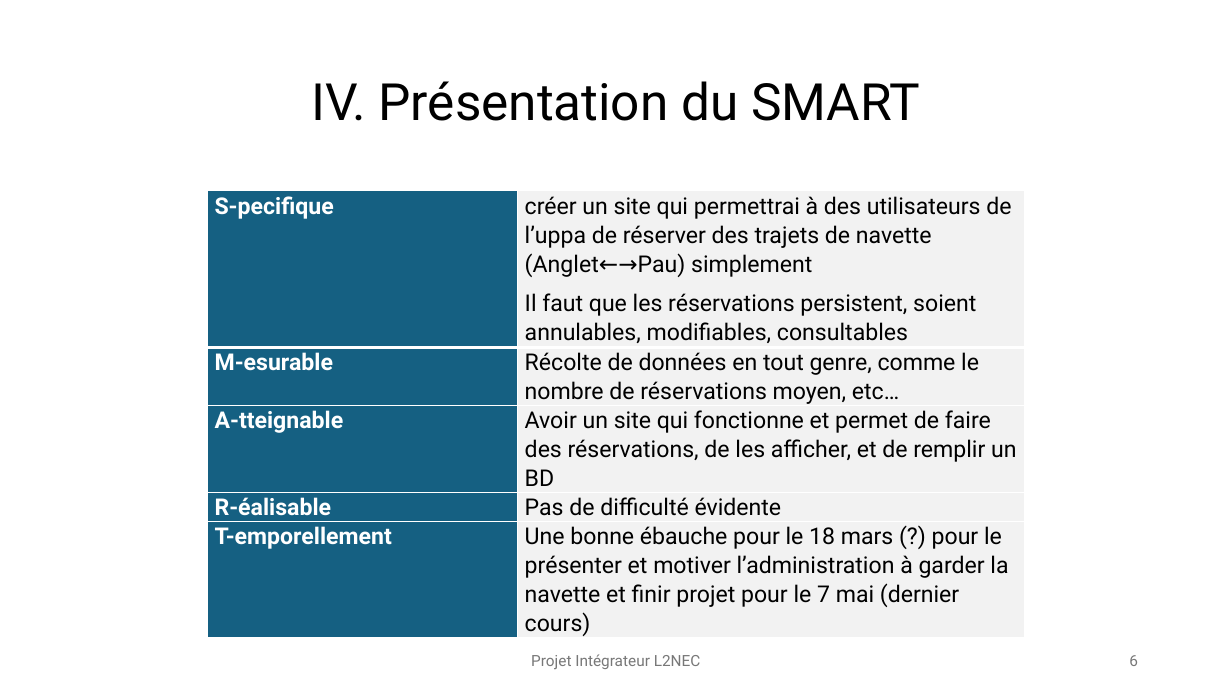
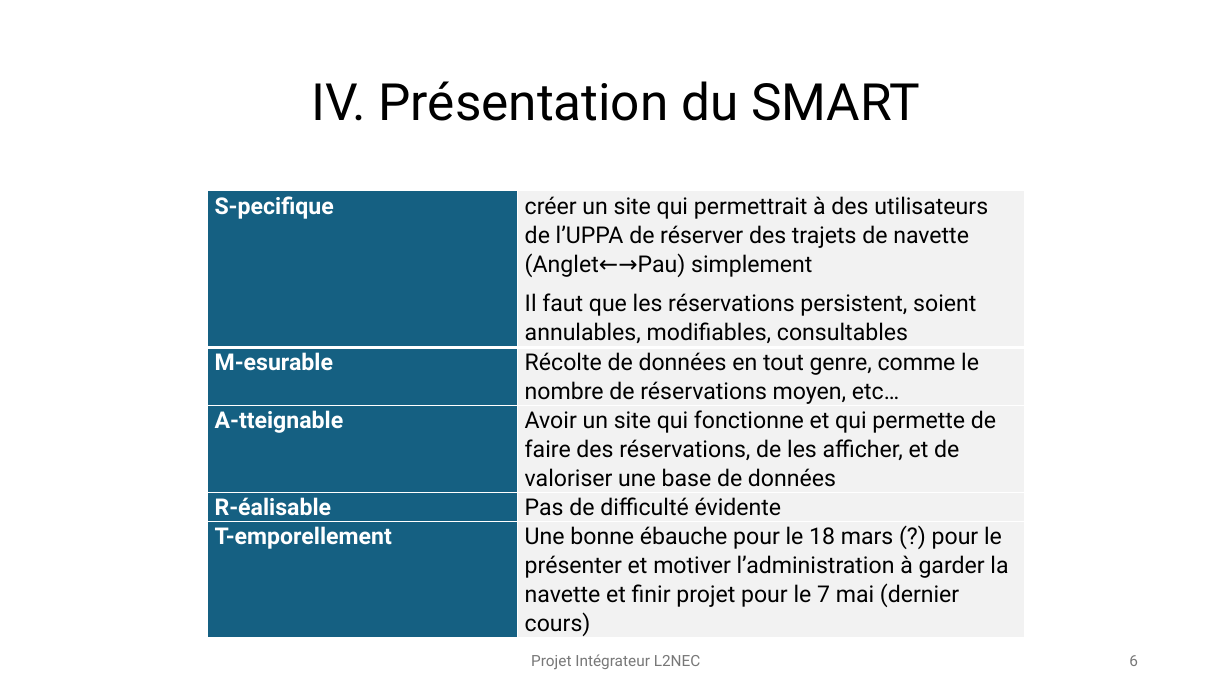
Before and after one commit to ArthurPeyre/UPPA_Navette, a slide deck: slide 6 of AVANT-PROJET/PrésentationAvantProjet.pptx. Drawn at 1232x693 pixels with LibreOffice and Linux fonts; fonts in the diff are those of the drawing. Boxes give left, top, right and bottom in pixels: in the first picture for what was removed or moved away, otherwise in the second. Text is boxed around its words. In the diff, an @@ line names an element or a change of style, - is before the commit and + after.

```diff
--- a/AVANT-PROJET/PrésentationAvantProjet.pptx
+++ b/AVANT-PROJET/PrésentationAvantProjet.pptx
@@ table at [208,191,1025,640] @@
-row 1, column 2: créer un site qui permettrai à des utilisateurs de l’uppa de réserver des trajets de navette (Anglet←→Pau) simplement / Il faut que les réservations persistent, soient annulables, modifiables, consultables
+row 1, column 2: créer un site qui permettrait à des utilisateurs de l’UPPA de réserver des trajets de navette (Anglet←→Pau) simplement / Il faut que les réservations persistent, soient annulables, modifiables, consultables
-row 3, column 2: Avoir un site qui fonctionne et permet de faire des réservations, de les afficher, et de remplir un BD
+row 3, column 2: Avoir un site qui fonctionne et qui permette de faire des réservations, de les afficher, et de valoriser une base de données
```
Also in this commit, not shown: 3 other files.
